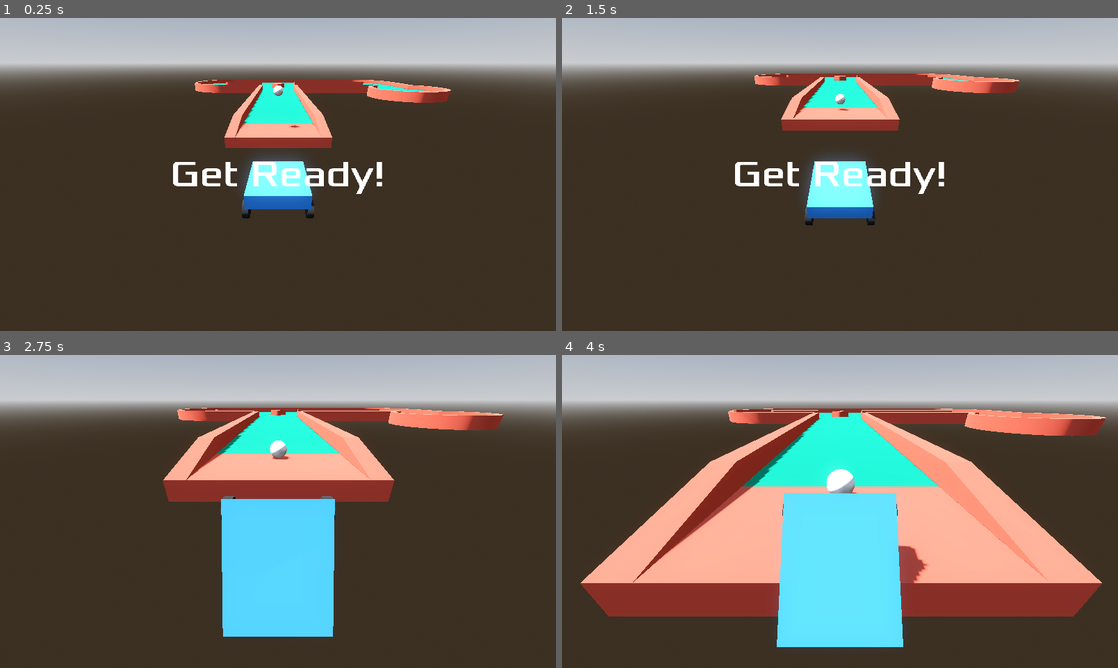
Above: before the commit, frames 1-4 (two rows, left to right).
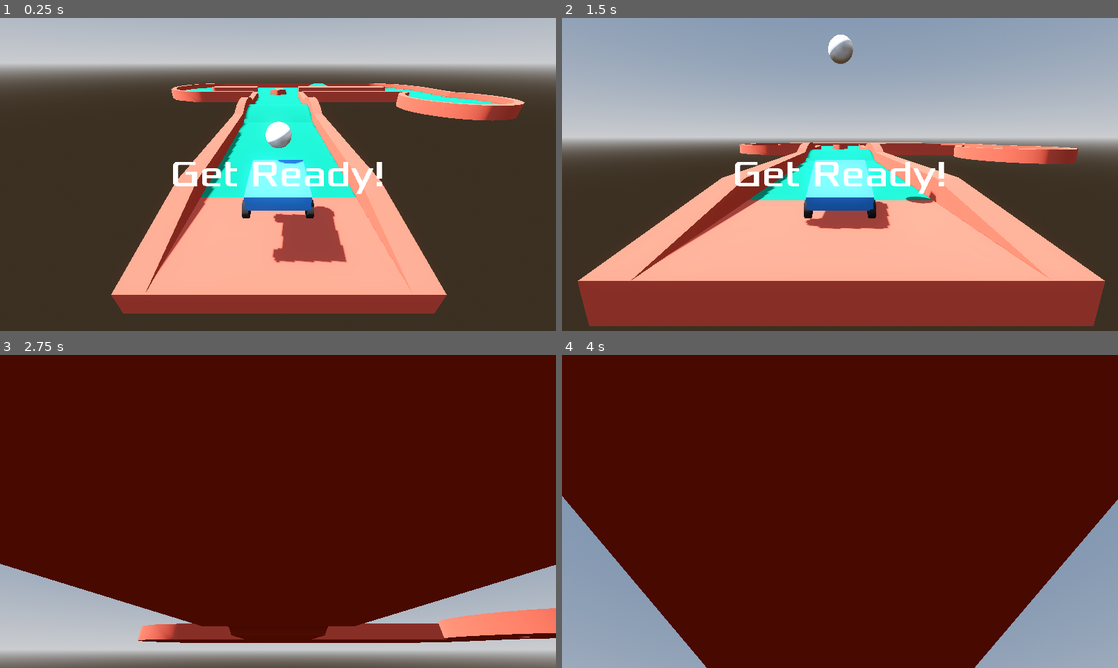
Above: after the commit, the same moments.

Repository: deecovan/v4-51-golf
Game: Godot game, scene res://Scenes/Main.tscn
Two runs of this game, one before a commit and one after it. Both use one fixed random seed, a clock stepped at 60 frames per second and the inputs below.
Inputs (mouse positions are in pixels of both pictures, inside the frame that each line leads up to):
- Up to frame 1 (0.25 s): no input
- Up to frame 2 (1.5 s): move the mouse to (867, 174) at 0.52 s; hold Mouse wheel up (cam_zoom_in) 0.53-1.28 s; hold W (accelerate) from 0.53 s (still down); move the mouse to (812, 174) at 1.27 s; tap Mouse wheel down (cam_zoom_out) at 1.35 s
- Up to frame 3 (2.75 s): keep holding W (accelerate); move the mouse to (289, 505) at 2.02 s; hold Mouse wheel up (cam_zoom_in) from 2.03 s (still down)
- Up to frame 4 (4 s): keep holding W (accelerate); move the mouse to (834, 517) at 2.77 s; release Mouse wheel up (cam_zoom_in) at 2.78 s; tap Mouse wheel down (cam_zoom_out) at 2.85 s; move the mouse to (878, 514) at 3.52 s; hold Mouse wheel up (cam_zoom_in) from 3.53 s (still down)

The runs differ from the first frame. In frame 1, 28% of the frame differs, in the area x 20-95%, y 19-95%; in frame 2, 80%; in frame 3, 100%, in the area x 0-100%, y 0-100%; in frame 4, 100%.

Commit message:
Fix CameraGimble to Car @TODO smooth gimble

Diff:
--- a/Project/Scenes/Ball.tscn
+++ b/Project/Scenes/Ball.tscn
@@ -3,7 +3,7 @@
 [ext_resource type="Script" uid="uid://brmuvwjej8v7k" path="res://Scripts/ball.gd" id="1_7nh6h"]
 
 [sub_resource type="PhysicsMaterial" id="PhysicsMaterial_rmwm4"]
-bounce = 0.5
+bounce = 1.0
 
 [sub_resource type="StandardMaterial3D" id="StandardMaterial3D_rmwm4"]
 backlight = Color(0.468777, 0.468777, 0.468777, 1)
--- a/Project/Scenes/Main.tscn
+++ b/Project/Scenes/Main.tscn
@@ -24,9 +24,6 @@
 height = 0.5
 radius = 0.8
 
-[sub_resource type="BoxShape3D" id="BoxShape3D_v1gob"]
-size = Vector3(200, 1, 200)
-
 [node name="Main" type="Node3D"]
 script = ExtResource("1_r150o")
 
@@ -42,7 +39,7 @@
 cell_size = Vector3(10, 1, 10)
 cell_scale = 10.0
 data = {
-"cells": PackedInt32Array(65535, 65535, 22, 65535, 65534, 24, 65535, 65533, 24, 65535, 65532, 24, 65535, 65531, 655375, 0, 65531, 1048600, 1, 65531, 1048600, 65534, 65531, 1048600, 65533, 65531, 1048576, 65533, 65530, 0, 65534, 65530, 1441816, 65535, 65530, 1441812, 0, 65530, 1441816, 1, 65530, 1441816, 2, 65530, 1441792, 2, 65532, 12, 2, 65531, 1441813)
+"cells": PackedInt32Array(65535, 65535, 22, 65535, 65534, 24, 65535, 65533, 4, 65535, 65532, 24, 65535, 65531, 655375, 0, 65531, 1048613, 1, 65531, 1048600, 65534, 65531, 1048600, 65533, 65531, 1048576, 65533, 65530, 0, 65534, 65530, 1441816, 65535, 65530, 1441812, 0, 65530, 1048612, 1, 65530, 1441816, 2, 65530, 1441792, 2, 65532, 12, 2, 65531, 1441813)
 }
 
 [node name="Hole" type="Area3D" parent="."]
@@ -64,11 +61,6 @@
 [node name="CameraGimbal" parent="." instance=ExtResource("6_v1gob")]
 
 [node name="Vehicle" parent="." instance=ExtResource("10_bmxlf")]
-transform = Transform3D(-1, 0, 8.74228e-08, 0, 1, 0, -8.74228e-08, 0, -1, -5.02633, 3.94586, 10.9881)
-
-[node name="StaticBody3D" type="StaticBody3D" parent="."]
-
-[node name="CollisionShape3D" type="CollisionShape3D" parent="StaticBody3D"]
-shape = SubResource("BoxShape3D_v1gob")
+transform = Transform3D(-1, 0, 8.74228e-08, 0, 1, 0, -8.74228e-08, 0, -1, -5.02633, 3.94586, -3.54959)
 
 [connection signal="stopped" from="Ball" to="." method="_on_ball_stopped"]
--- a/Project/Scenes/Vehicle.tscn
+++ b/Project/Scenes/Vehicle.tscn
@@ -20,11 +20,11 @@
 script = ExtResource("1_krx02")
 
 [node name="MeshInstance3D" type="MeshInstance3D" parent="."]
-transform = Transform3D(1, 6.35301e-09, -2.3079e-10, -6.35607e-09, 0.999848, -0.0174524, 1.1988e-10, 0.0174524, 0.999848, 0, 0.25, -1)
+transform = Transform3D(1, 0, 0, 0, 0.999848, 0.0174524, 0, -0.0174524, 0.999848, 0, 0.25, -1)
 mesh = SubResource("BoxMesh_6k0ix")
 
 [node name="CollisionShape3D" type="CollisionShape3D" parent="."]
-transform = Transform3D(1, 6.35301e-09, -2.3079e-10, -6.35607e-09, 0.999848, -0.0174524, 1.1988e-10, 0.0174524, 0.999848, 0, 0.25, -1)
+transform = Transform3D(1, 0, 0, 0, 0.999848, 0.0174524, 0, -0.0174524, 0.999848, 0, 0.25, -1)
 shape = SubResource("BoxShape3D_np2at")
 debug_color = Color(0, 0.6, 0, 0.419608)
 
--- a/Project/Scripts/Main.gd
+++ b/Project/Scripts/Main.gd
@@ -1,15 +1,11 @@
 extends Node3D
 
 @export var mouse_sensitivity = 150
-
-var angle_change = 1
-var power_change = 1
 
 func _ready():
 	Input.mouse_mode = Input.MOUSE_MODE_CAPTURED
 	$Ball.position = $Tee.position
 	$CameraGimbal/GimbalInner.rotation.x = -0.5
-	$CameraGimbal.rotation = $Vehicle.rotation
 	$UI.show_message("Get Ready!")
 
 func _input(_event):
@@ -19,6 +15,7 @@
 	if Input.mouse_mode == Input.MOUSE_MODE_VISIBLE:
 		return
 	$CameraGimbal.position = $Vehicle.position
+	$CameraGimbal.rotation = $Vehicle.rotation
 
 ## Functions
 
--- a/Project/Scripts/Vehicle.gd
+++ b/Project/Scripts/Vehicle.gd
@@ -12,6 +12,7 @@
 @export var fric_flip_front = 0.75
 ## Front wheels friction slip ratio
 @export var fric_flip_rear = 0.5
+
 
 
 func _ready() -> void:
--- a/Project/Scripts/ball.gd
+++ b/Project/Scripts/ball.gd
@@ -1,14 +1,19 @@
 extends RigidBody3D
 
 @export var low_speed = 1.0
-@export var low_crit = 0.1
+@export var low_stop = 0.1
+@export var low_decl = 0.02
 
 signal stopped
 
 func _integrate_forces(state):
 	if (is_lowspeed(state.linear_velocity)):
-		state.linear_velocity = add_friction(state.linear_velocity)
-	if state.linear_velocity.length() < low_crit * 2:
+		state.linear_velocity = add_friction(
+			state.linear_velocity, low_stop)
+	else:
+		state.linear_velocity = add_friction(
+			state.linear_velocity, low_decl)
+	if state.linear_velocity.length() < low_stop * 2:
 		stopped.emit()
 		state.linear_velocity = Vector3.ZERO
 	# Ball fell off course!
@@ -19,11 +24,11 @@
 
 ## Check the Speed is Low and verical is 0
 func is_lowspeed(speed: Vector3) -> bool:
-	return speed.length() < low_speed and speed.y < low_crit
+	return speed.length() < low_speed and speed.y < low_stop
 
 ## Add LERP friction simulation for the ball at low speeds
-func add_friction(speed: Vector3) -> Vector3:
-	speed[0] = lerp(speed[0], 0.0, low_crit)
-	speed[1] = lerp(speed[1], 0.0, low_crit)
-	speed[2] = lerp(speed[2], 0.0, low_crit)
+func add_friction(speed: Vector3, v) -> Vector3:
+	speed.x = lerp(speed.x, 0.0, v)
+	speed.y = lerp(speed.y, 0.0, v)
+	speed.z = lerp(speed.z, 0.0, v)
 	return speed
--- a/Project/Scripts/camera_gimbal.gd
+++ b/Project/Scripts/camera_gimbal.gd
@@ -1,7 +1,7 @@
 extends Node3D
 
 @export var cam_speed = PI / 2
-@export var zoom_speed = 0.1
+@export var zoom_speed = 0.01
 
 var zoom = 0.2
 
@@ -15,7 +15,7 @@
 	zoom = clamp(zoom, 0.1, 2.0)
 	scale = Vector3.ONE * zoom
 	var y = Input.get_axis("ui_left", "ui_right")
-	rotate_y(y * cam_speed * delta)
+	$GimbalInner.rotate_y(y * cam_speed * delta)
 	var x = Input.get_axis("ui_up", "ui_down")
 	$GimbalInner.rotate_x(x * cam_speed * delta)
 	$GimbalInner.rotation.x = clamp($GimbalInner.rotation.x, -PI / 2, -0.2)
Not shown: 1 places in Project/Scenes/Main.tscn that only renumber resources
Not shown, added: Project/export_presets.cfg
Not shown, changed: README.MD
